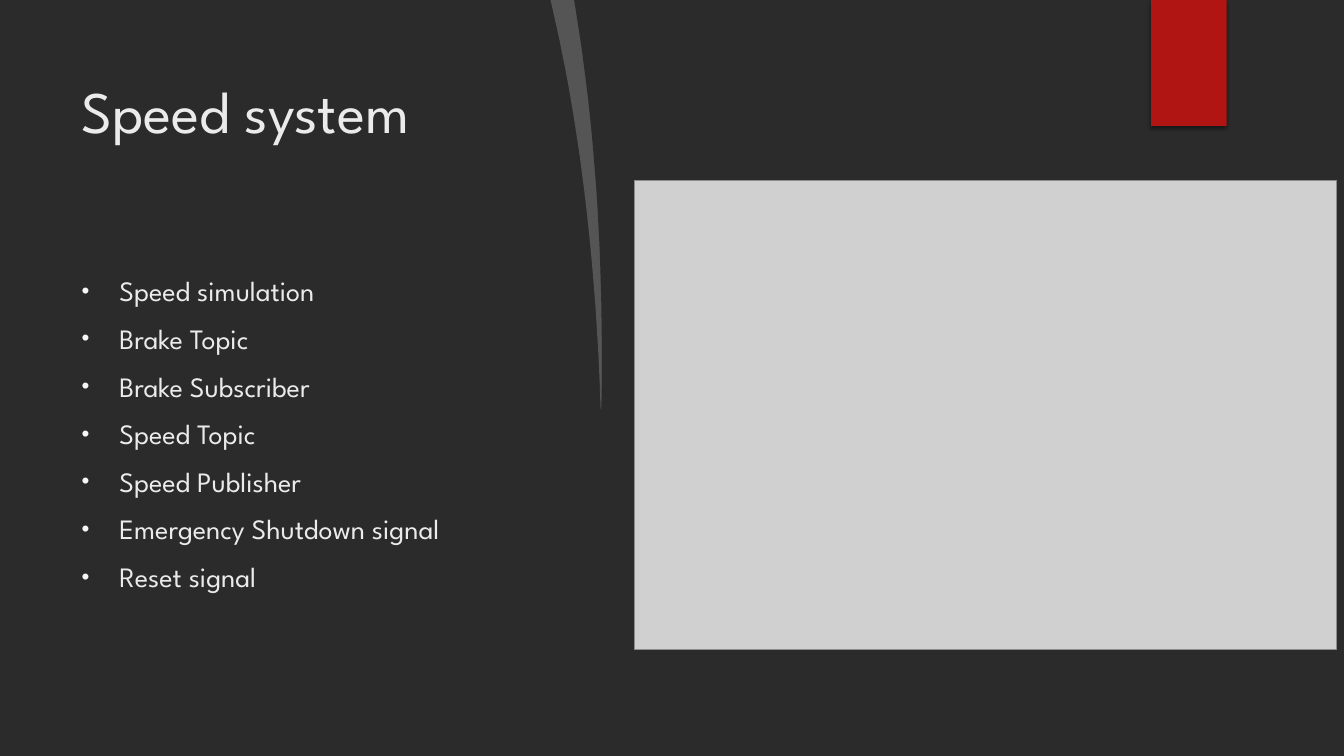
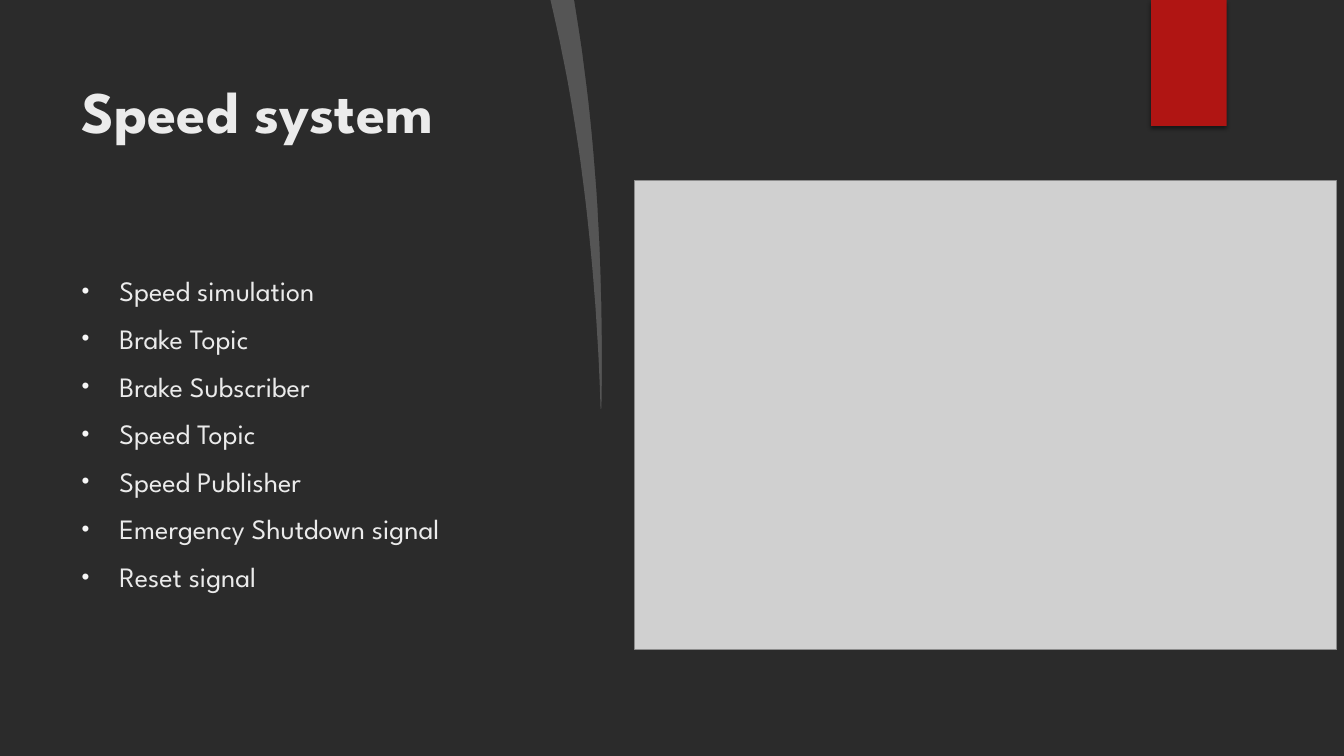
Before and after one commit to GJanos/DDS-RasPi4-ESP32-Communication, a slide deck: slide 5 of Documentation/Smart braking system.pptx. Drawn at 1344x756 pixels with LibreOffice and Linux fonts; fonts in the diff are those of the drawing; grey boxes stand for pictures; background and template pictures are left out; a plain dark background stands for a picture behind light text. Boxes give left, top, right and bottom in pixels: in the first picture for what was removed or moved away, otherwise in the second. Text is boxed around its words. In the diff, an @@ line names an element or a change of style, - is before the commit and + after.

```diff
--- a/Documentation/Smart braking system.pptx
+++ b/Documentation/Smart braking system.pptx
@@ title "Speed system" at (82,92,433,146): bold on @@
```
Also in this commit, not shown: 7 other slides changed, 4 other files.
